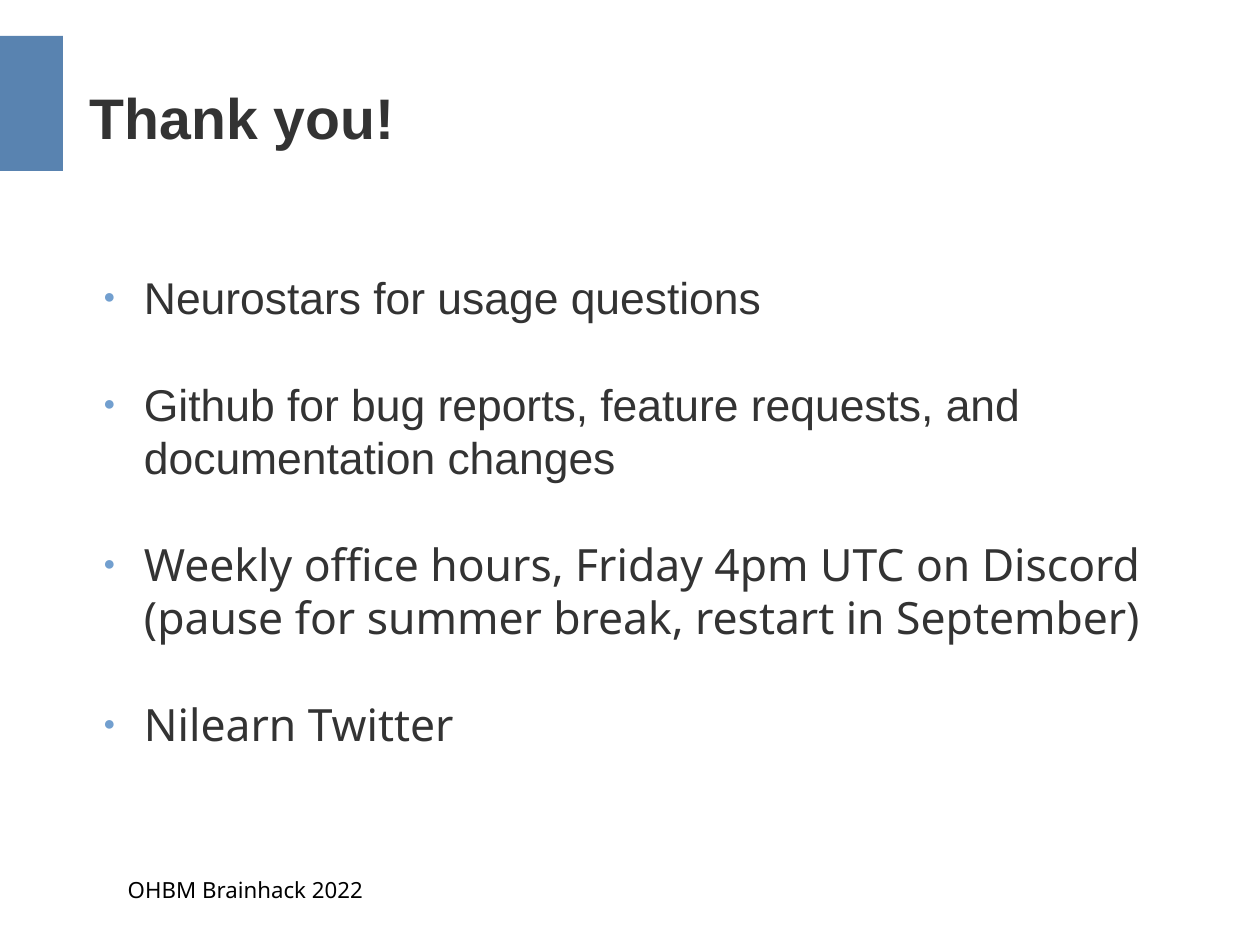
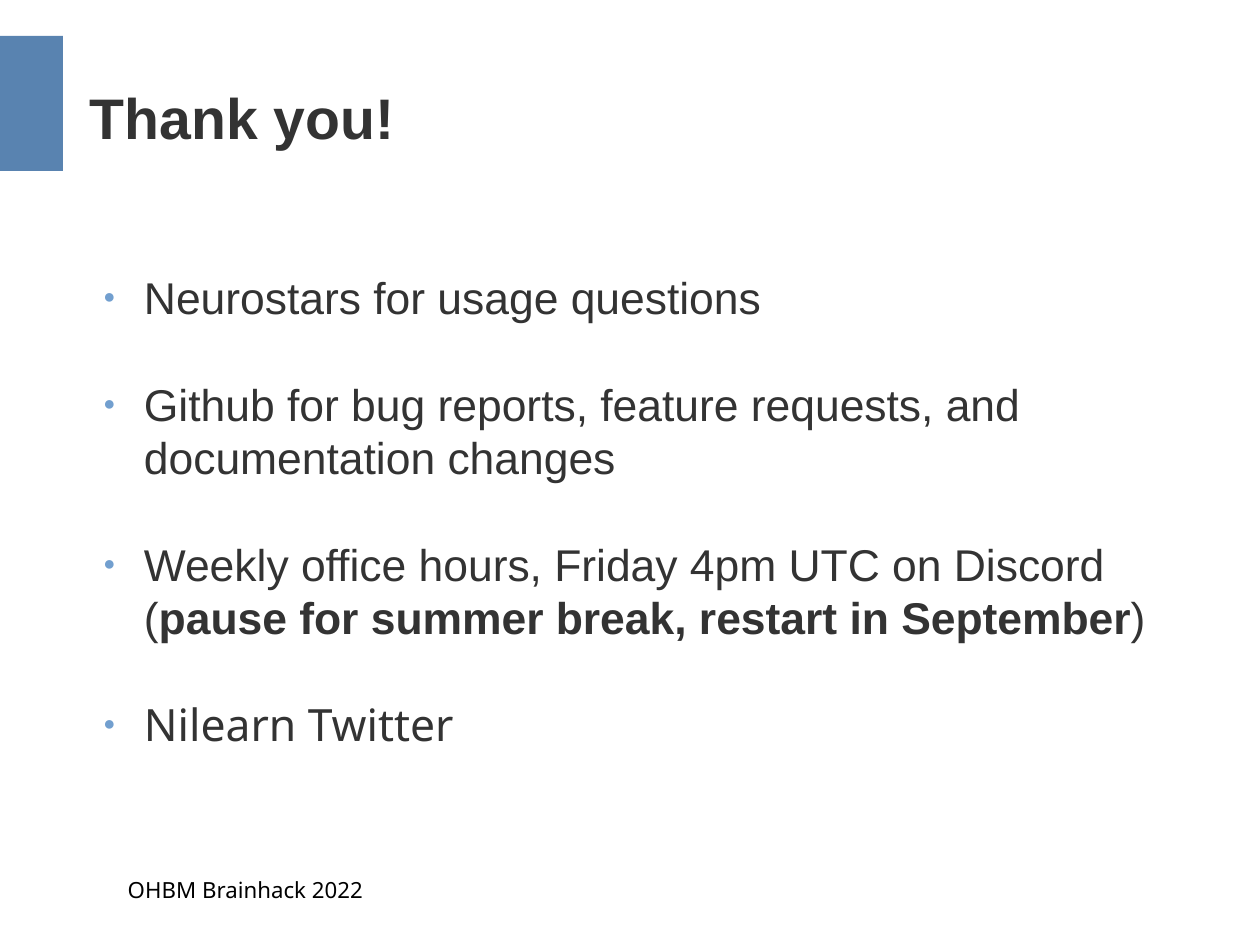
Before and after one commit to ymzayek/nilearn-materials, a slide deck: slide 8 of OHBMBrainhack2022/NilearnBrainhack2022.odp. Drawn at 1260x945 pixels with LibreOffice and Linux fonts; fonts in the diff are those of the drawing. Boxes give left, top, right and bottom in pixels: in the first picture for what was removed or moved away, otherwise in the second. Text is boxed around its words. In the diff, an @@ line names an element or a change of style, - is before the commit and + after.

```diff
--- a/OHBMBrainhack2022/NilearnBrainhack2022.odp
+++ b/OHBMBrainhack2022/NilearnBrainhack2022.odp
@@ text at [144, 548, 1145, 643]: font Noto Sans to Arial in "Weekly office hours, Friday 4pm UTC on ..."; bold on in "(pause for summer break, restart in September)" @@
```
Also in this commit, not shown: 1 other slide changed, 1 other file.
